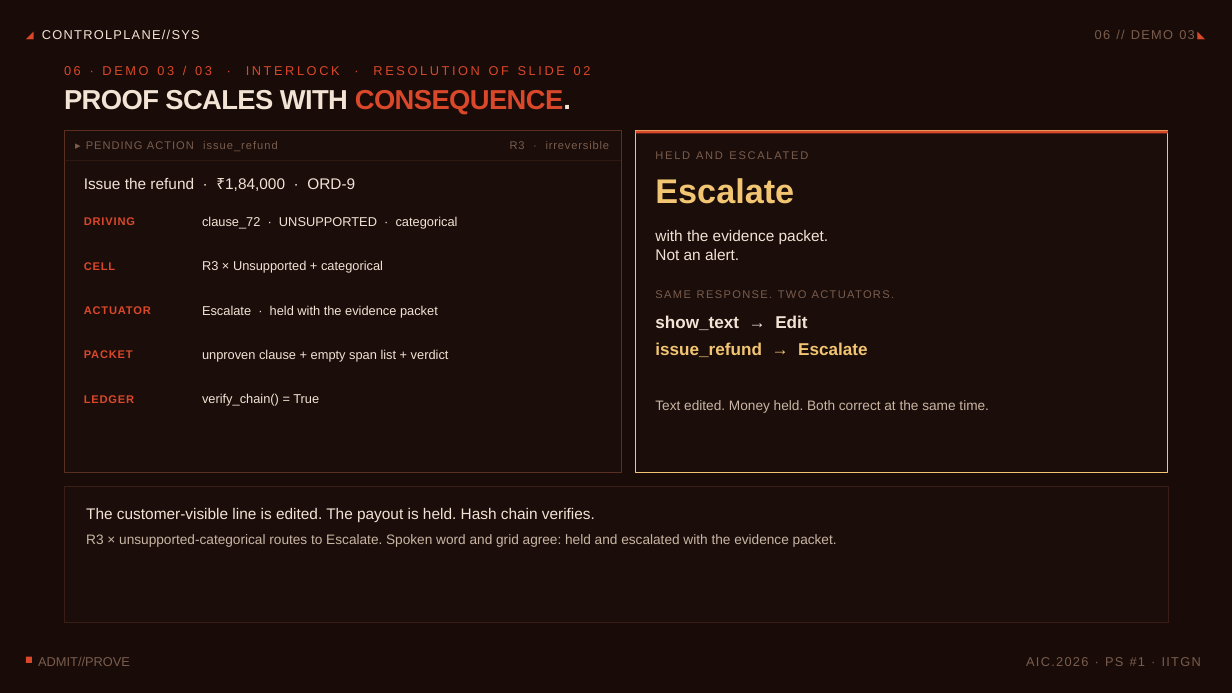
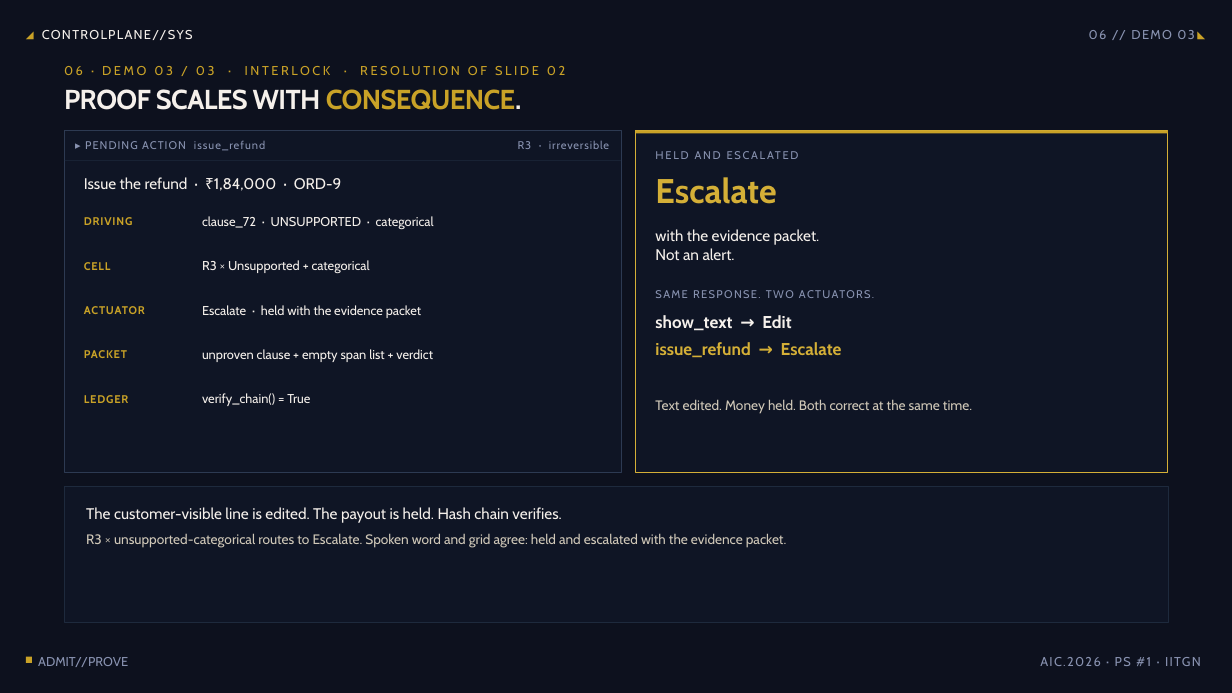
Before and after one commit to Srujan0798/controlplane-ai, a slide deck: slide 7 of submission/ControlPlane_Round2_Pitch.pptx. Drawn at 1232x693 pixels with LibreOffice and Linux fonts; fonts in the diff are those of the drawing. Boxes give left, top, right and bottom in pixels: in the first picture for what was removed or moved away, otherwise in the second. Text is boxed around its words. In the diff, an @@ line names an element or a change of style, - is before the commit and + after.

Commit message:
DESIGN: professional PPTX redesign (navy/gold), rebuilt PDFs with improved styling, video with professional voice audio (edge-tts), archive unnecessary internal docs (agent prompts, superpowers specs, competitive defense docs), clean messy video work files. Portal submission artifacts verified.

```diff
--- a/submission/ControlPlane_Round2_Pitch.pptx
+++ b/submission/ControlPlane_Round2_Pitch.pptx
@@ background #120806 to #0B0F1A @@
@@ rectangle at bbox=[0, 0, 1232, 693]: fill #2A120C at 30% opacity to #12182A at 30% opacity @@
@@ font Arial to Cabin, text colour #D9482A to #C9A227 in 8 elements at bbox=[64, 66, 565, 75], bbox=[84, 217, 133, 225], bbox=[84, 262, 111, 270], bbox=[84, 306, 145, 314], bbox=[84, 350, 127, 358], bbox=[84, 395, 129, 403], bbox=[26, 27, 40, 43], bbox=[1198, 27, 1212, 43] @@
@@ text "PROOF SCALES WITH CONSEQUENCE." at bbox=[64, 89, 522, 110]: font Arial to Cabin; text colour #F2E3D5 to #F5F0EB in "PROOF SCALES WITH CONSEQUENCE."; text colour #D9482A to #C9A227 in "CONSEQUENCE." @@
@@ rectangle at bbox=[64, 131, 622, 472]: fill #1A0D0A to #0F1525; outline #5A2E20 0.68 pt to #2D3A52 0.68 pt @@
@@ rectangle at bbox=[636, 131, 1168, 133]: fill #D9482A to #C9A227 @@
@@ rectangle at bbox=[636, 131, 1168, 472]: fill #1A0D0A to #0F1525; outline #F2C572 1.1 pt to #D4AF37 1.1 pt @@
@@ rectangle at bbox=[65, 160, 621, 161]: fill #3A1E16 to #1E2A3D @@
@@ text "Escalate" at bbox=[655, 177, 776, 204]: font Arial to Cabin, text colour #F2C572 to #D4AF37 @@
@@ font Arial to Cabin, text colour #7A5D4E to #8892B0 in 7 elements at bbox=[1089, 30, 1194, 39], bbox=[38, 657, 128, 667], bbox=[1040, 657, 1201, 666], bbox=[85, 141, 265, 151], bbox=[518, 141, 609, 149], bbox=[531, 533, 638, 544], bbox=[909, 403, 940, 410] @@
@@ text "issue_refund → Escalate" at bbox=[655, 342, 842, 358]: font Arial to Cabin, text colour #F2C572 to #D4AF37 @@
@@ text "Text edited. Money held. Both ..." at bbox=[655, 399, 972, 414]: font Arial to Cabin, text colour #C9B5A3 to #D0C8B8 @@
@@ rectangle at bbox=[64, 487, 1168, 622]: fill #1A0D0A to #0F1525; outline #3A1E16 0.68 pt to #1E2A3D 0.68 pt @@
@@ font Arial to Cabin, text colour #F2E3D5 to #F5F0EB in 10 elements at bbox=[168, 30, 193, 39], bbox=[84, 177, 342, 191], bbox=[202, 216, 434, 229], bbox=[202, 260, 370, 273], bbox=[202, 305, 421, 318], bbox=[202, 349, 433, 362], bbox=[202, 393, 310, 406], bbox=[655, 229, 820, 260], bbox=[655, 315, 791, 331], bbox=[86, 507, 561, 523] @@
@@ text "R3 × unsupported-categorical routes to ..." at bbox=[86, 533, 787, 548]: font Arial to Cabin, text colour #C9B5A3 to #D0C8B8 @@
@@ rectangle at bbox=[26, 657, 32, 663]: fill #D9482A to #C9A227 @@
```
Also in this commit, not shown: 13 other slides changed, 20 other files.
